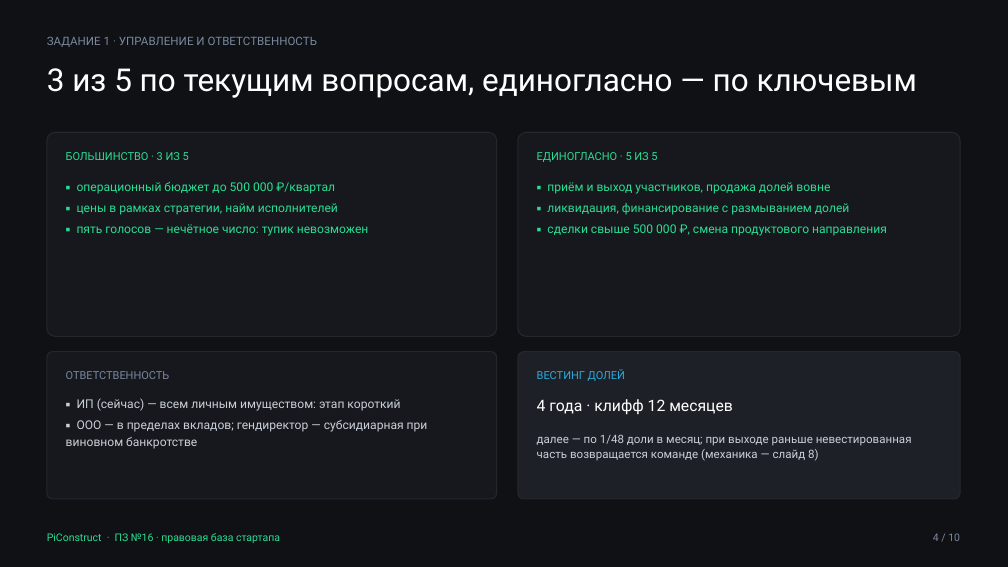
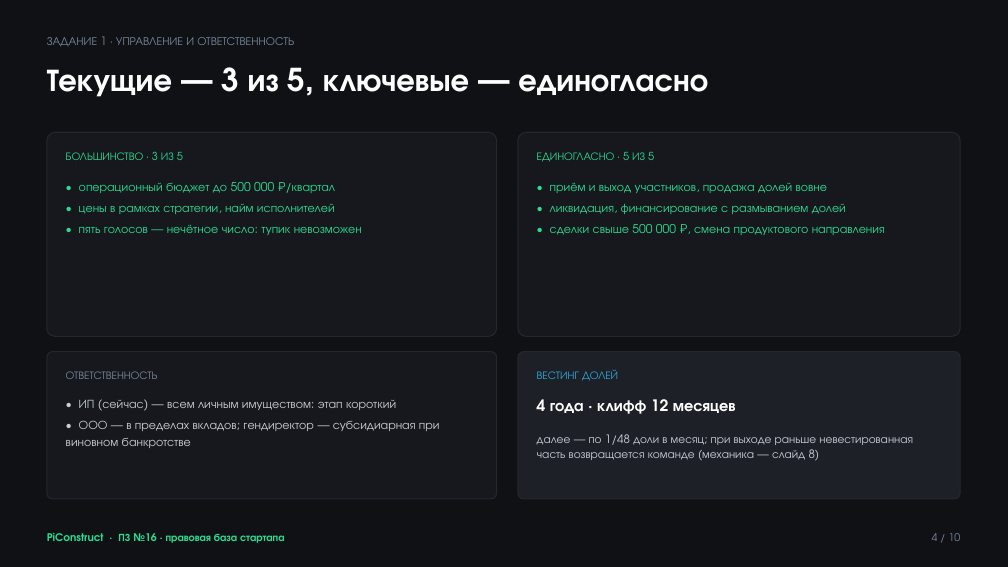
Before and after one commit to Eaglet12IQ/startup-team-1, a slide deck: slide 4 of READMEs/sem_7/week8/attachments/PiConstruct_Правовая_база.pptx. Drawn at 1008x567 pixels with LibreOffice and Linux fonts; fonts in the diff are those of the drawing. Boxes give left, top, right and bottom in pixels: in the first picture for what was removed or moved away, otherwise in the second. Text is boxed around its words. In the diff, an @@ line names an element or a change of style, - is before the commit and + after.

Commit message:
fix: switch week 8 presentation to Rubik per design system

```diff
--- a/READMEs/sem_7/week8/attachments/PiConstruct_Правовая_база.pptx
+++ b/READMEs/sem_7/week8/attachments/PiConstruct_Правовая_база.pptx
@@ text at (x1=47, y1=67, x2=708, y2=97): text changed; font Roboto to TeX Gyre Adventor; bold on @@
-3 из 5 по текущим вопросам, единогласно — по ключевым
+Текущие — 3 из 5, ключевые — единогласно
@@ text at (x1=79, y1=182, x2=362, y2=235): text changed; font Roboto to TeX Gyre Adventor @@
-▪ операционный бюджет до 500 000 ₽/квартал
-▪ цены в рамках стратегии, найм исполнителей
-▪ пять голосов — нечётное число: тупик невозможен
+• операционный бюджет до 500 000 ₽/квартал
+• цены в рамках стратегии, найм исполнителей
+• пять голосов — нечётное число: тупик невозможен
@@ text at (x1=550, y1=183, x2=885, y2=235): text changed; font Roboto to TeX Gyre Adventor @@
-▪ приём и выход участников, продажа долей вовне
-▪ ликвидация, финансирование с размыванием долей
-▪ сделки свыше 500 000 ₽, смена продуктового направления
+• приём и выход участников, продажа долей вовне
+• ликвидация, финансирование с размыванием долей
+• сделки свыше 500 000 ₽, смена продуктового направления
@@ text at (x1=66, y1=400, x2=440, y2=448): text changed; font Roboto to TeX Gyre Adventor @@
-▪ ИП (сейчас) — всем личным имуществом: этап короткий
-▪ ООО — в пределах вкладов; гендиректор — субсидиарная при виновном банкротстве
+• ИП (сейчас) — всем личным имуществом: этап короткий
+• ООО — в пределах вкладов; гендиректор — субсидиарная при виновном банкротстве
@@ text "4 года · клифф 12 ..." at (x1=537, y1=399, x2=736, y2=414): font Roboto to TeX Gyre Adventor, bold on @@
@@ font Roboto to TeX Gyre Adventor in 7 elements at (x1=47, y1=36, x2=294, y2=47), (x1=932, y1=533, x2=961, y2=541), (x1=66, y1=151, x2=183, y2=160), (x1=537, y1=152, x2=654, y2=162), (x1=66, y1=371, x2=158, y2=379), (x1=537, y1=370, x2=618, y2=381), (x1=537, y1=434, x2=913, y2=461) @@
@@ text "PiConstruct · ПЗ №16 · ..." at (x1=47, y1=533, x2=285, y2=543): font Roboto to TeX Gyre Adventor, bold on @@
```
Also in this commit, not shown: 9 other slides changed, 10 other files.
